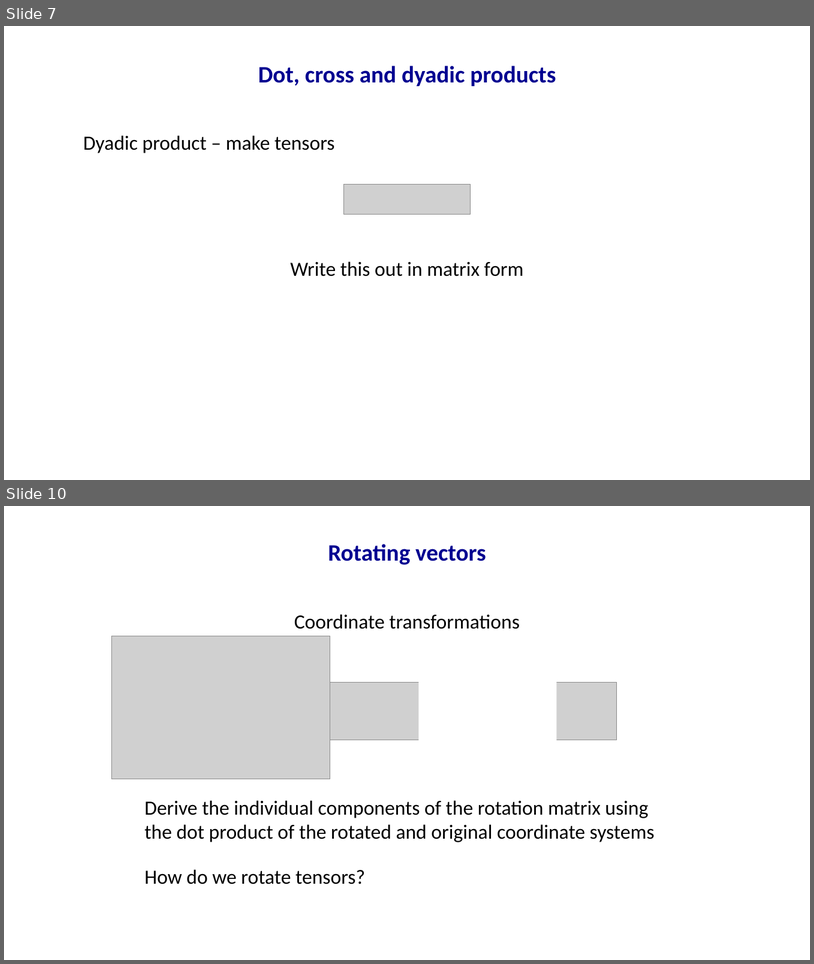
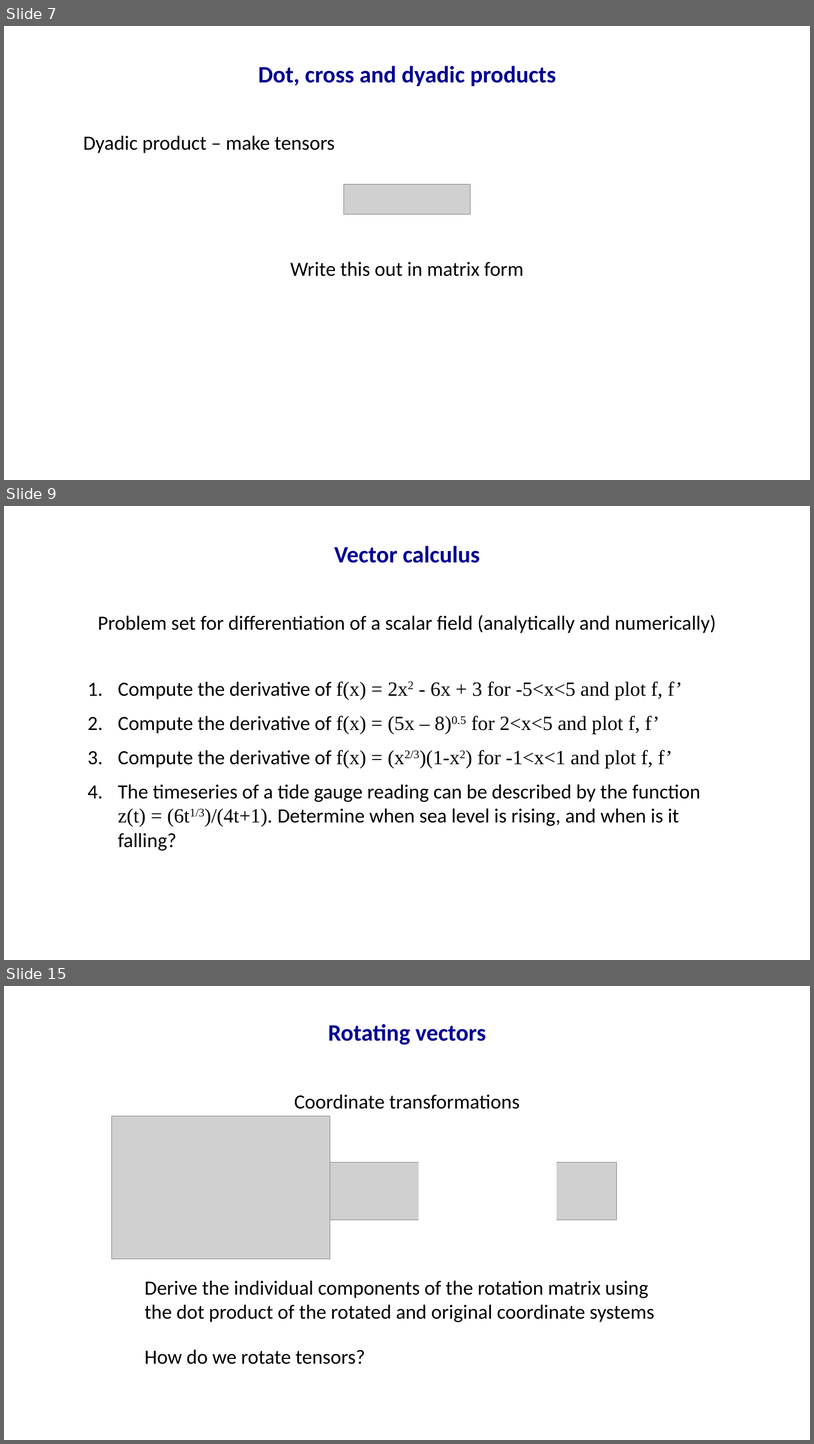
Before and after one commit to mallickrishg/solidmech_course, a slide deck: week1/week1_vectorcalculus.pptx. Shown one above the other, each under a label of ours: slides 7 and 10 before the commit, slides 7, 9 and 15 after it; the slides between them are not shown. The pictures are 814x964 and 814x1444 pixels, drawn with LibreOffice and Linux fonts; fonts in the diff are those of the drawing; grey boxes stand for pictures. Boxes give left, top, right and bottom in pixels: in the first picture for what was removed or moved away, otherwise in the second. Text is boxed around its words. In the diff, an @@ line names an element or a change of style, - is before the commit and + after.

```diff
--- a/week1/week1_vectorcalculus.pptx
+++ b/week1/week1_vectorcalculus.pptx
@@ slide 9 added at (4, 506, 810, 960), background #FFFFFF @@
@@ text added at (335, 546, 480, 563), 28 pt, text #000090, bold @@
+Vector calculus
@@ text added at (98, 615, 716, 633), 24 pt, text #000000 @@
+Problem set for differentiation of a scalar field (analytically and numerically)
@@ text added at (118, 681, 701, 850), 24 pt, text #000000 @@
+1. Compute the derivative of f(x) = 2x2 - 6x + 3 for -5<x<5 and plot f, f’
+2. Compute the derivative of f(x) = (5x – 8)0.5 for 2<x<5 and plot f, f’
+3. Compute the derivative of f(x) = (x2/3)(1-x2) for -1<x<1 and plot f, f’
+4. The timeseries of a tide gauge reading can be described by the function z(t) = (6t1/3)/(4t+1). Determine when sea level is rising, and when is it falling?
@@ what was slide 10 is now slide 15 @@
```
Also in this commit, not shown: 7 slides changed, 14 other slides added, 24 other files.
